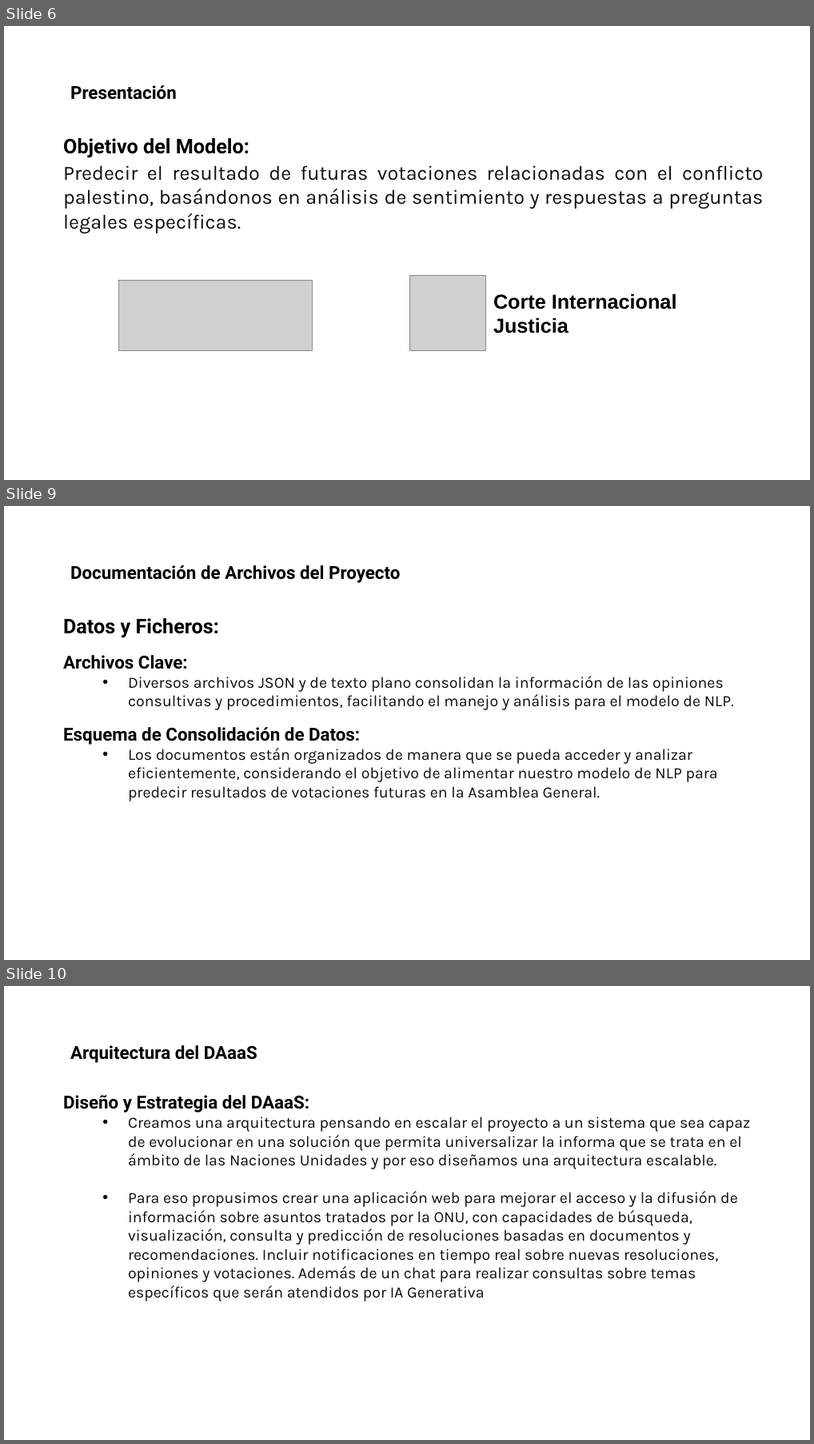
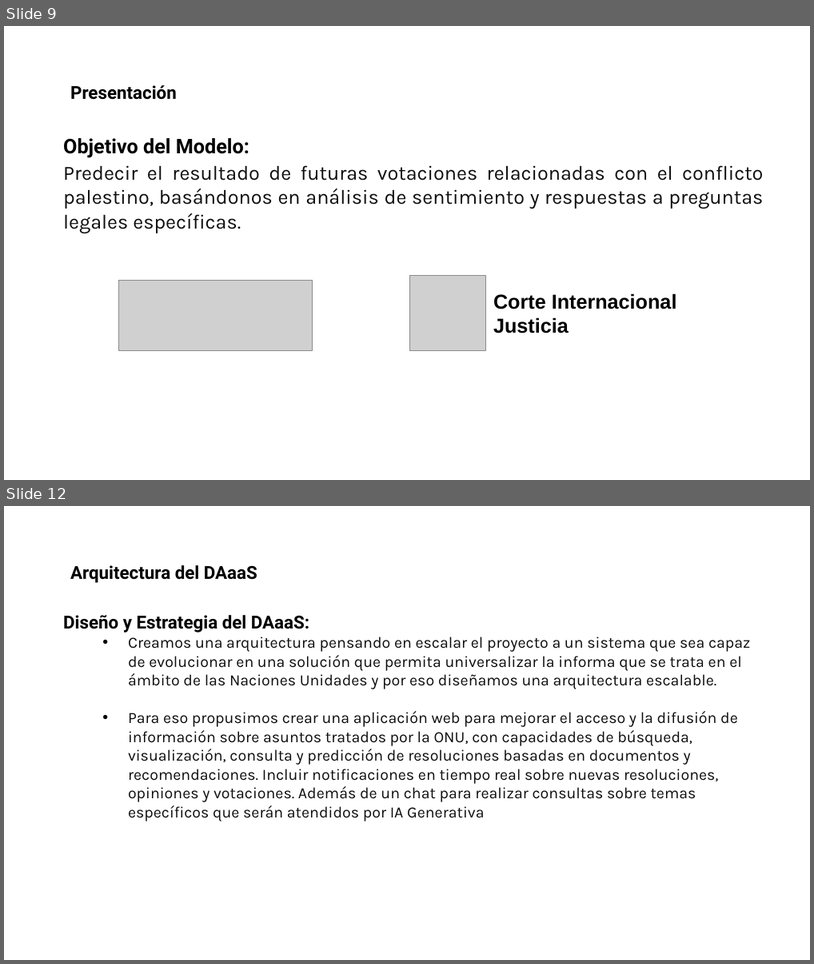
Before and after one commit to pardo2410/ProyectoFinalBootcampBigData, a slide deck: 00 - Presentacion/Data Divers - Presentacion v3.pptx. Shown one above the other, each under a label of ours: slides 6, 9 and 10 before the commit, slides 9 and 12 after it; the slides between them are not shown. The pictures are 814x1444 and 814x964 pixels, drawn with LibreOffice and Linux fonts; fonts in the diff are those of the drawing; grey boxes stand for pictures; background and template pictures are left out. Boxes give left, top, right and bottom in pixels: in the first picture for what was removed or moved away, otherwise in the second. Text is boxed around its words. In the diff, an @@ line names an element or a change of style, - is before the commit and + after.

Commit message:
Actualizado el archivo PDF y el pptx

```diff
--- a/00 - Presentacion/Data Divers - Presentacion v3.pptx
+++ b/00 - Presentacion/Data Divers - Presentacion v3.pptx
@@ slide 9 removed at (x1=4, y1=506, x2=810, y2=960), background picture (left out) @@
@@ text removed at (x1=70, y1=565, x2=400, y2=583) @@
-Documentación de Archivos del Proyecto
@@ text removed at (x1=63, y1=618, x2=734, y2=801) @@
-Datos y Ficheros:
-Archivos Clave:
-  • Diversos archivos JSON y de texto plano consolidan la información de las opiniones consultivas y procedimientos, facilitando el manejo y análisis para el modelo de NLP.
-Esquema de Consolidación de Datos:
-  • Los documentos están organizados de manera que se pueda acceder y analizar eficientemente, considerando el objetivo de alimentar nuestro modelo de NLP para predecir resultados de votaciones futuras en la Asamblea General.
@@ what was slide 6 is now slide 9 @@
@@ what was slide 10 is now slide 12 @@
```
Also in this commit, not shown: 13 slides changed, 6 slides added, 5 other slides removed, 1 other file.
